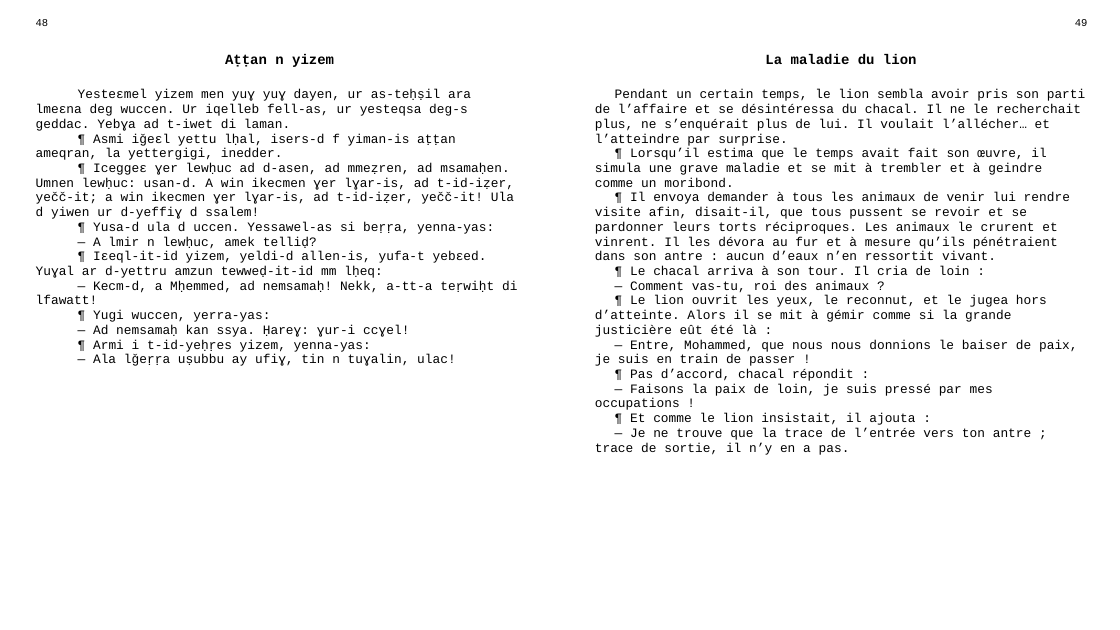
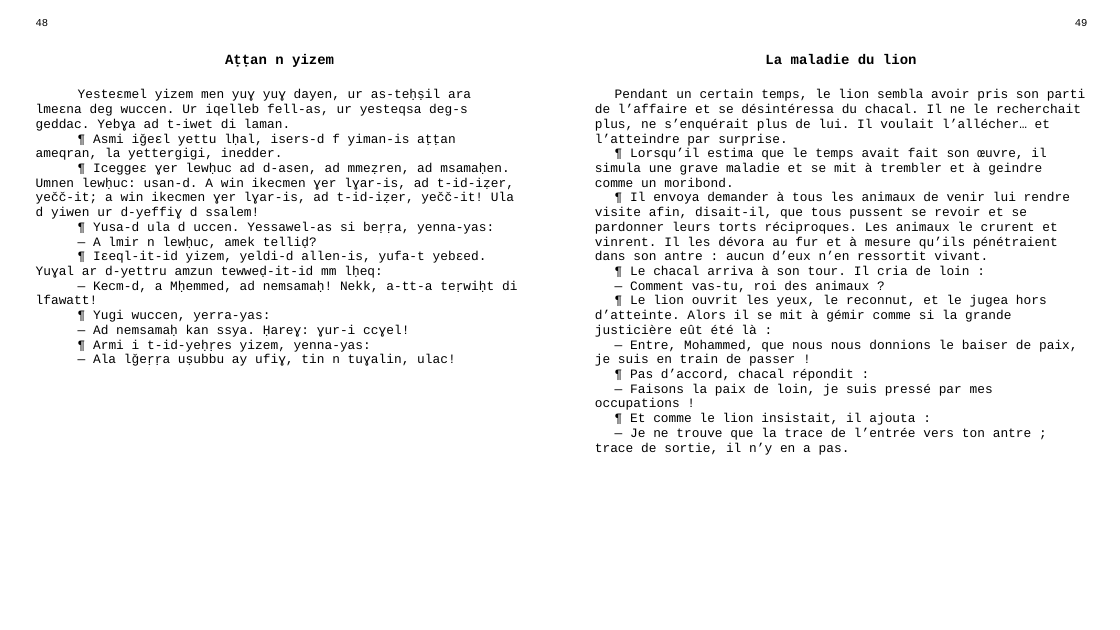
Before and after one commit to sferhah/tamacahut_n_wuccen, a slide deck: slide 22 of Uccen.ConsoleApp/Resources/pptx/uccen.pptx. Drawn at 1120x630 pixels with LibreOffice and Linux fonts; fonts in the diff are those of the drawing. Boxes give left, top, right and bottom in pixels: in the first picture for what was removed or moved away, otherwise in the second. Text is boxed around its words. In the diff, an @@ line names an element or a change of style, - is before the commit and + after.

```diff
--- a/Uccen.ConsoleApp/Resources/pptx/uccen.pptx
+++ b/Uccen.ConsoleApp/Resources/pptx/uccen.pptx
@@ table at (27,13,1096,607) @@
-row 3, column 3: Pendant un certain temps, le lion sembla avoir pris son parti de l’affaire et se désintéressa du chacal. Il ne le recherchait plus, ne s’enquérait plus de lui. Il voulait l’allécher… et l’atteindre par surprise. / ¶ Lorsqu’il estima que le temps avait fait son œuvre, il simula une grave maladie et se mit à trembler et à geindre comme un moribond. / ¶ Il envoya demander à tous les animaux de venir lui rendre visite afin, disait-il, que tous pussent se revoir et se pardonner leurs torts réciproques. Les animaux le crurent et vinrent. Il les dévora au fur et à mesure qu’ils pénétraient dans son antre : aucun d’eaux n’en ressortit vivant. / ¶ Le chacal arriva à son tour. Il cria de loin : / — Comment vas-tu, roi des animaux ? / ¶ Le lion ouvrit les yeux, le reconnut, et le jugea hors d’atteinte. Alors il se mit à gémir comme si la grande justicière eût été là : / — Entre, Mohammed, que nous nous donnions le baiser de paix, je suis en train de passer ! / ¶ Pas d’accord, chacal répondit : / — Faisons la paix de loin, je suis pressé par mes occupations ! / ¶ Et comme le lion insistait, il ajouta : / — Je ne trouve que la trace de l’entrée vers ton antre ; trace de sortie, il n’y en a pas.
+row 3, column 3: Pendant un certain temps, le lion sembla avoir pris son parti de l’affaire et se désintéressa du chacal. Il ne le recherchait plus, ne s’enquérait plus de lui. Il voulait l’allécher… et l’atteindre par surprise. / ¶ Lorsqu’il estima que le temps avait fait son œuvre, il simula une grave maladie et se mit à trembler et à geindre comme un moribond. / ¶ Il envoya demander à tous les animaux de venir lui rendre visite afin, disait-il, que tous pussent se revoir et se pardonner leurs torts réciproques. Les animaux le crurent et vinrent. Il les dévora au fur et à mesure qu’ils pénétraient dans son antre : aucun d’eux n’en ressortit vivant. / ¶ Le chacal arriva à son tour. Il cria de loin : / — Comment vas-tu, roi des animaux ? / ¶ Le lion ouvrit les yeux, le reconnut, et le jugea hors d’atteinte. Alors il se mit à gémir comme si la grande justicière eût été là : / — Entre, Mohammed, que nous nous donnions le baiser de paix, je suis en train de passer ! / ¶ Pas d’accord, chacal répondit : / — Faisons la paix de loin, je suis pressé par mes occupations ! / ¶ Et comme le lion insistait, il ajouta : / — Je ne trouve que la trace de l’entrée vers ton antre ; trace de sortie, il n’y en a pas.
```
Also in this commit, not shown: 21 other slides changed, 1 other file.
